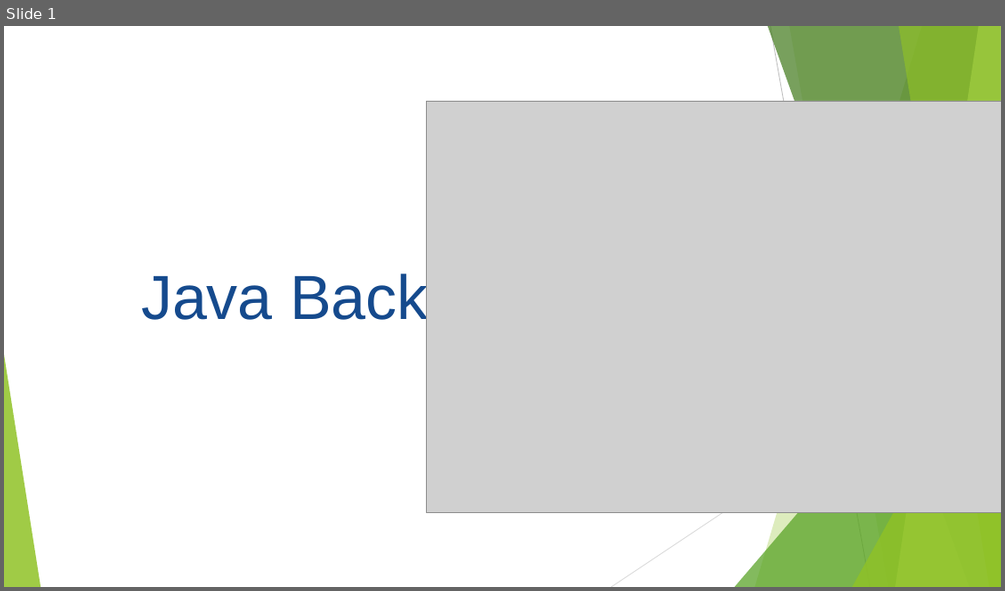
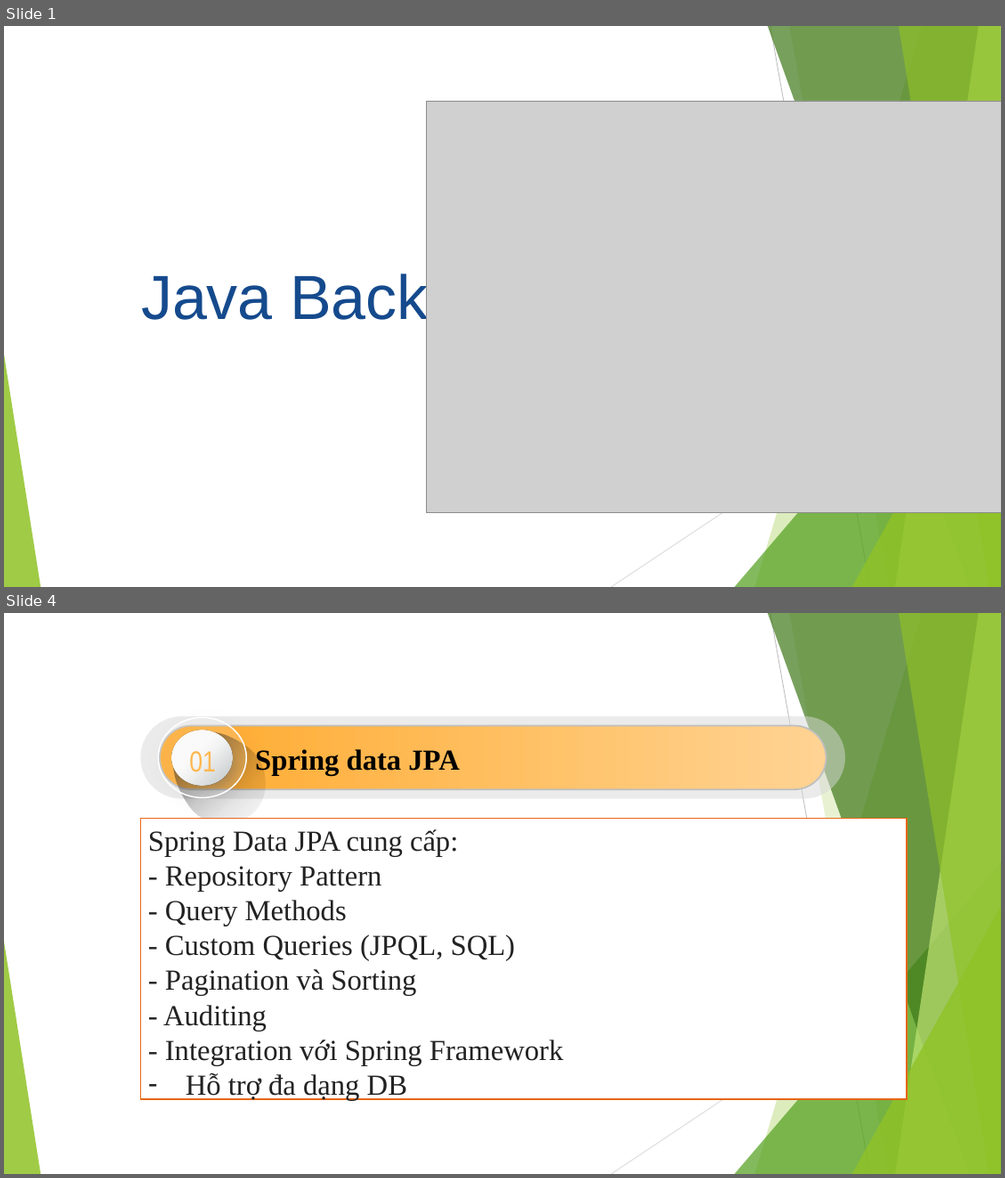
Before and after one commit to KAI-ASIA/KAI-TTS, a slide deck: Slide/Bài 6.pptx. Shown one above the other, each under a label of ours: slide 1 before the commit, slides 1 and 4 after it; the slides between them are not shown. The pictures are 1005x591 and 1005x1178 pixels, drawn with LibreOffice and Linux fonts; fonts in the diff are those of the drawing; grey boxes stand for pictures. Boxes give left, top, right and bottom in pixels: in the first picture for what was removed or moved away, otherwise in the second. Text is boxed around its words. In the diff, an @@ line names an element or a change of style, - is before the commit and + after.

```diff
--- a/Slide/Bài 6.pptx
+++ b/Slide/Bài 6.pptx
@@ slide 4 added at <box>4,613,1001,1174</box>, background #FFFFFF; not listed: 10 template elements that a slide beside it also shows @@
@@ rounded rectangle added at <box>141,716,845,798</box>, fill #D8D8D8 at 50% opacity @@
@@ rounded rectangle added at <box>160,726,825,789</box>, fill gradient #FFAA2D to #FFD393, outline #BFBFBF 1.5 pt @@
@@ group added at <box>154,712,283,842</box>: 3 ellipses, 1 freeform shape, 1 text @@
+01
@@ text added at <box>255,749,459,776</box>, 28 pt, text #000000, bold @@
+Spring data JPA
@@ rectangle added at <box>141,818,906,1099</box>, fill #FFFFFF, outline #E76618 1 pt, 28 pt, text #222222 @@
+Spring Data JPA cung cấp:
+- Repository Pattern
+- Query Methods
+- Custom Queries (JPQL, SQL)
+- Pagination và Sorting
+- Auditing
+- Integration với Spring Framework
+– Hỗ trợ đa dạng DB
```
Also in this commit, not shown: 1 slide changed, 6 other slides added, 12 other files.
